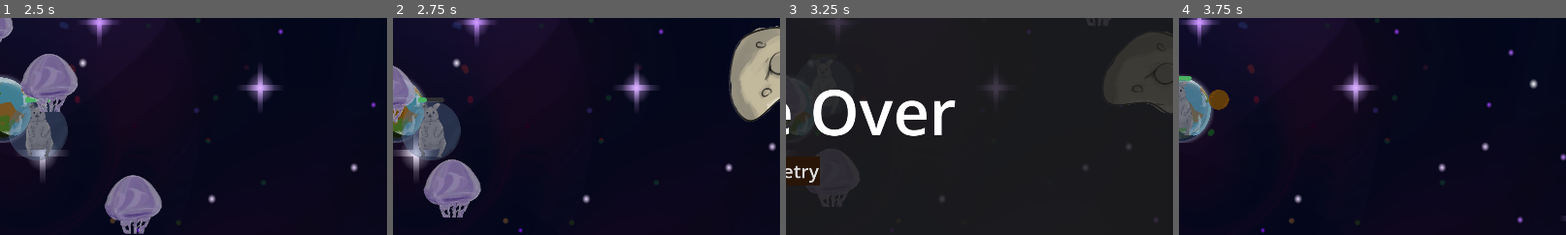
Above: before the commit, frames 1-4 (left to right).
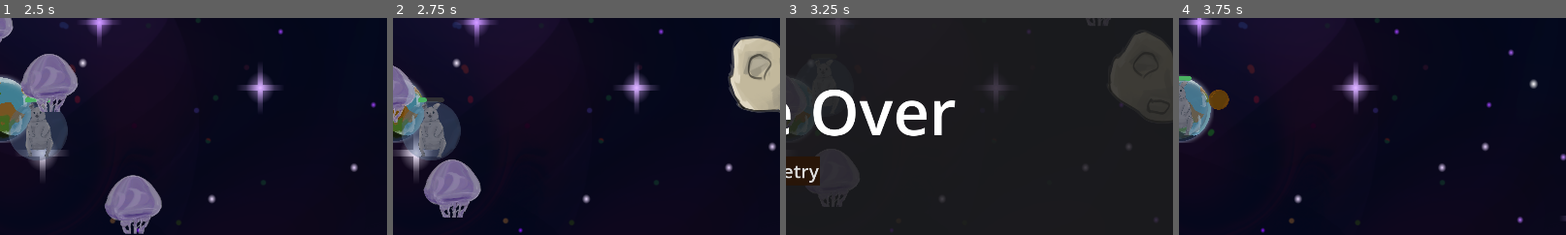
Above: after the commit, the same moments.

Repository: Prototype-Club/CosmicQuokka
Game: Godot game, scene res://Levels/stage_1.tscn
Same seed, same stepped clock (60 frames per second), same inputs: the game is played once before the commit and once after it.
Inputs:
- Up to frame 1 (2.5 s): hold D (move_right) 0.53-1.28 s; hold S (move_down) 1.28-2.03 s; hold D (move_right) from 2.03 s (still down)
- Up to frame 2 (2.75 s): keep holding D (move_right)
- Up to frame 3 (3.25 s): release D (move_right) at 2.78 s; hold W (move_up) from 2.78 s (still down)
- Up to frame 4 (3.75 s): release W (move_up) at 3.5 s; click "Retry" at 3.5 s
The pictures show only the part of the screen within x 50-100%, y 29-79%; the shares and areas given below are measured in that part.

Frame 1 is identical in both runs. In frame 2, 3.1% of the frame differs, in the area x 86-100%, y 3-48%; in frame 3, 0.9%; in frame 4, nothing differs.

Commit message:
Asteroid Variation
Cycles through the list of asteroid PackedScenes when spawning (this is way overcomplicated we only have 2 asteroid types why did I do this)

Diff:
--- a/Characters/enemy/asteroid/asteroid.gd
+++ b/Characters/enemy/asteroid/asteroid.gd
@@ -1,13 +1,27 @@
-extends RigidBody2D
+extends Enemy
+class_name Asteroid
 
-var rotationSpeed
+var rotationSpeed = 0
+var moveDirection = 0
+var speed = 0
 
-# Called when the node enters the scene tree for the first time.
 func _ready() -> void:
-	rotationSpeed = randf_range(-1,1)
-	print(rotationSpeed)
+	set_parameters()
 
 
-# Called every frame. 'delta' is the elapsed time since the previous frame.
 func _physics_process(delta: float) -> void:
 	rotation += rotationSpeed/20
+
+	#move_and_slide()
+
+func set_parameters():
+	rotationSpeed = randf_range(-1,1)
+	scale *= randf_range(0.7,1.1)
+	moveDirection = randf_range(0,360)
+	rotation_degrees = moveDirection
+	#speed = randf_range(0,100)
+
+	#velocity = speed * Vector2.RIGHT.rotated(deg_to_rad(moveDirection))
+
+	#print("moveDirection: %s" % moveDirection)
+	#print("Velocity: %s" % velocity)
--- a/Characters/enemy/asteroid/asteroid.tscn
+++ b/Characters/enemy/asteroid/asteroid.tscn
@@ -6,17 +6,14 @@
 [sub_resource type="CircleShape2D" id="CircleShape2D_xt0a2"]
 radius = 120.067
 
-[node name="Asteroid" type="RigidBody2D"]
+[node name="Asteroid" type="CharacterBody2D"]
 disable_mode = 1
 collision_layer = 4
 collision_mask = 4
-mass = 100.0
-gravity_scale = 0.0
-freeze = true
 script = ExtResource("1_b2ehi")
 
 [node name="Sprite2D" type="Sprite2D" parent="."]
-position = Vector2(7.35938, 5.04385)
+position = Vector2(7, 5)
 scale = Vector2(0.225639, 0.213923)
 texture = ExtResource("1_kqyas")
 
--- /dev/null
+++ b/Characters/enemy/asteroid/asteroid1.tscn
@@ -0,0 +1,22 @@
+[gd_scene load_steps=4 format=3 uid="uid://cyjdygfnkxjy"]
+
+[ext_resource type="Script" path="res://Characters/enemy/asteroid/asteroid.gd" id="1_7fj0v"]
+[ext_resource type="Texture2D" uid="uid://2omeoc2chvtt" path="res://Sprites/Enemies/asteroids2.png" id="2_30k3o"]
+
+[sub_resource type="CircleShape2D" id="CircleShape2D_xt0a2"]
+radius = 114.018
+
+[node name="Asteroid1" type="CharacterBody2D"]
+disable_mode = 1
+collision_layer = 4
+collision_mask = 4
+script = ExtResource("1_7fj0v")
+
+[node name="Sprite2D" type="Sprite2D" parent="."]
+position = Vector2(3, -9)
+scale = Vector2(0.225639, 0.213923)
+texture = ExtResource("2_30k3o")
+
+[node name="CollisionShape2D" type="CollisionShape2D" parent="."]
+shape = SubResource("CircleShape2D_xt0a2")
+debug_color = Color(0.996414, 0, 0.187186, 0.42)
--- a/Characters/enemy/enemy_manager.gd
+++ b/Characters/enemy/enemy_manager.gd
@@ -8,7 +8,7 @@
 
 #@export var asteroid: PackedScene = preload("res://Characters/enemy/asteroid/asteroid.tscn")
 @export var asteroids: Array[PackedScene] = [preload("res://Characters/enemy/asteroid/asteroid.tscn")]
-@export var asteroidMax: int = 10
+@export var asteroidMax: int = 15
 var asteroidList: Array[Node2D] = []
 
 @export var repositionDistanceThreshold: float = 2000
@@ -31,7 +31,7 @@
 		sceneRootNode.add_child(new_entity)
 	else:
 		get_parent().add_child(new_entity)
-	print("spawnwing %s at: %s" % [new_entity, new_entity.global_position])
+	#print("spawnwing %s at: %s" % [new_entity, new_entity.global_position])
 	return new_entity
 
 func spawn_position(target):
@@ -59,7 +59,9 @@
 			spawn_position(i)
 
 	if asteroidList.size() < asteroidMax:
-		var new_asteroid = asteroids[0] #TODO: pick random asteroid from list
+		#var new_asteroid = asteroids[0] #TODO: pick random asteroid from list
+		print("%s mod %s = %s" % [asteroidList.size(),asteroids.size(),asteroidList.size()%asteroids.size()])
+		var new_asteroid = asteroids[asteroidList.size()%asteroids.size()] #cycles through asteroid types
 		asteroidList.append(spawn_entity(new_asteroid))
 
 func sanitize_array(dirty_array: Array[Node2D]) -> Array[Node2D]:
@@ -69,6 +71,6 @@
 			clean_array.append(item)
 	return clean_array
 
-func _on_timer_timeout() -> void:
+func _on_enemy_timer_timeout() -> void:
 	spawn_enemy()
 	spawn_asteroid()
--- a/Characters/enemy/enemy_manager.tscn
+++ b/Characters/enemy/enemy_manager.tscn
@@ -1,6 +1,8 @@
-[gd_scene load_steps=3 format=3 uid="uid://3muihwqelhxo"]
+[gd_scene load_steps=5 format=3 uid="uid://3muihwqelhxo"]
 
 [ext_resource type="Script" path="res://Characters/enemy/enemy_manager.gd" id="1_bl12j"]
+[ext_resource type="PackedScene" uid="uid://tpmi70bi6n12" path="res://Characters/enemy/asteroid/asteroid.tscn" id="2_bcjeg"]
+[ext_resource type="PackedScene" uid="uid://cyjdygfnkxjy" path="res://Characters/enemy/asteroid/asteroid1.tscn" id="3_j3wrw"]
 
 [sub_resource type="Curve2D" id="Curve2D_uamhl"]
 _data = {
@@ -12,6 +14,7 @@
 light_mask = 0
 visibility_layer = 6
 script = ExtResource("1_bl12j")
+asteroids = Array[PackedScene]([ExtResource("2_bcjeg"), ExtResource("3_j3wrw")])
 
 [node name="Path2D" type="Path2D" parent="."]
 position = Vector2(-1185.47, -739.755)
@@ -24,8 +27,8 @@
 position = Vector2(-71, -76)
 rotation = -0.004352
 
-[node name="Timer" type="Timer" parent="."]
+[node name="EnemySpawnTimer" type="Timer" parent="."]
 wait_time = 0.5
 autostart = true
 
-[connection signal="timeout" from="Timer" to="." method="_on_timer_timeout"]
+[connection signal="timeout" from="EnemySpawnTimer" to="." method="_on_enemy_timer_timeout"]
Not shown: 1 places in Characters/enemy/test_level.tscn that only renumber resources
Not shown: 1 places in Levels/stage_1.tscn that only renumber resources
